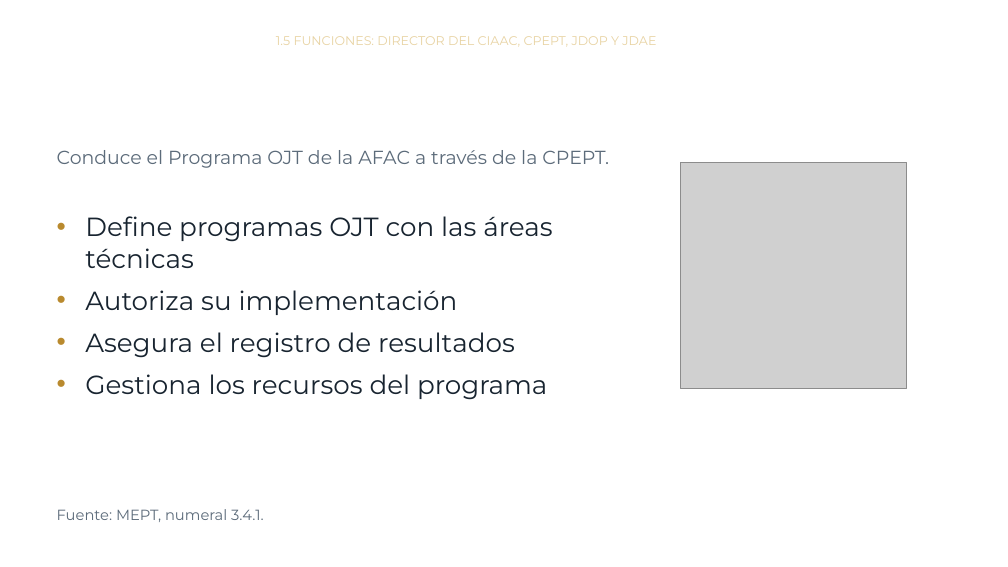
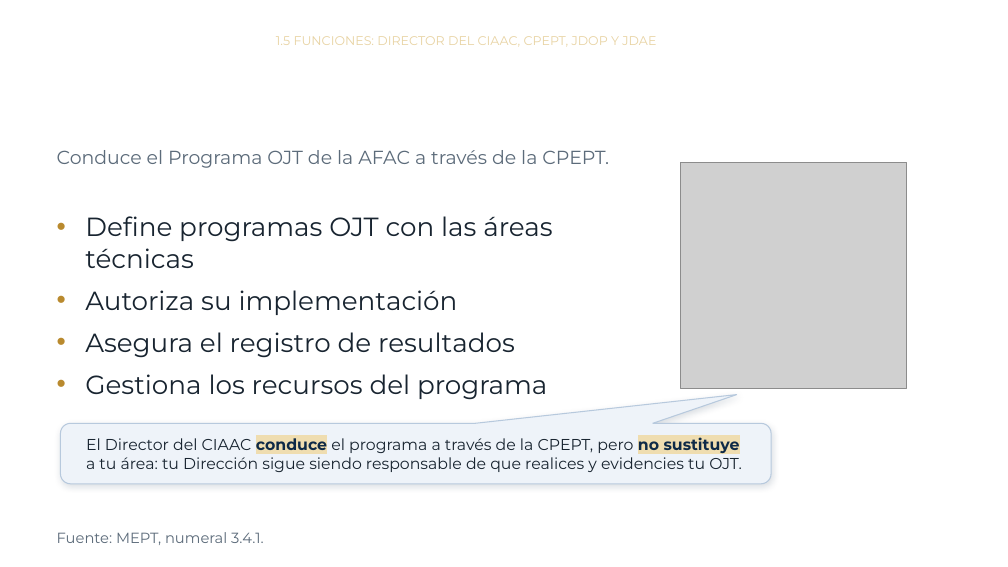
Before and after one commit to jmfigueroah01-creator/Curso-MEPT-OJT, a slide deck: slide 22 of modulo1.pptx. Drawn at 1008x567 pixels with LibreOffice and Linux fonts; fonts in the diff are those of the drawing; grey boxes stand for pictures; background and template pictures are left out. Boxes give left, top, right and bottom in pixels: in the first picture for what was removed or moved away, otherwise in the second. Text is boxed around its words. In the diff, an @@ line names an element or a change of style, - is before the commit and + after.

```diff
--- a/modulo1.pptx
+++ b/modulo1.pptx
@@ rounded speech box added at bbox=[60, 423, 771, 484], fill #EEF3F9, outline #B7C9DD 1 pt, 15 pt, text #182430 @@
+El Director del CIAAC conduce el programa a través de la CPEPT, pero no sustituye a tu área: tu Dirección sigue siendo responsable de que realices y evidencies tu OJT.
@@ text "Fuente: MEPT, numeral 3.4.1.": place and size @@
-text "Fuente: MEPT, numeral 3.4.1." at bbox=[57, 509, 264, 522]
+text "Fuente: MEPT, numeral 3.4.1." at bbox=[57, 532, 264, 545]
```
Also in this commit, not shown: 13 other slides changed, 1 other file.
